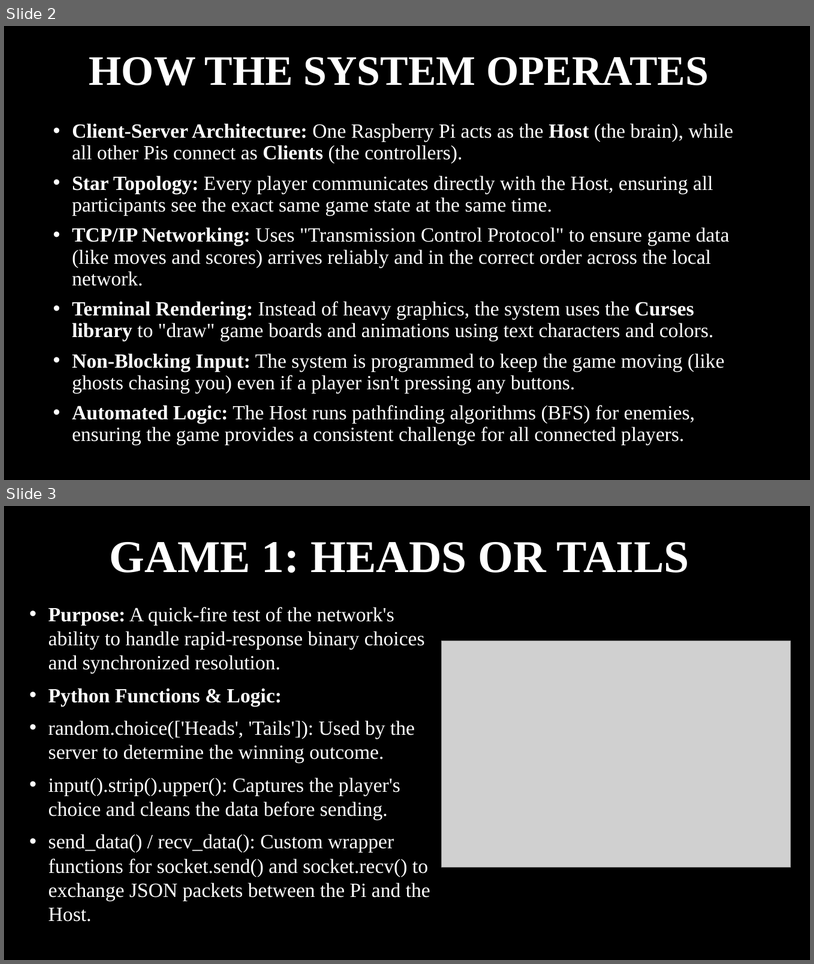
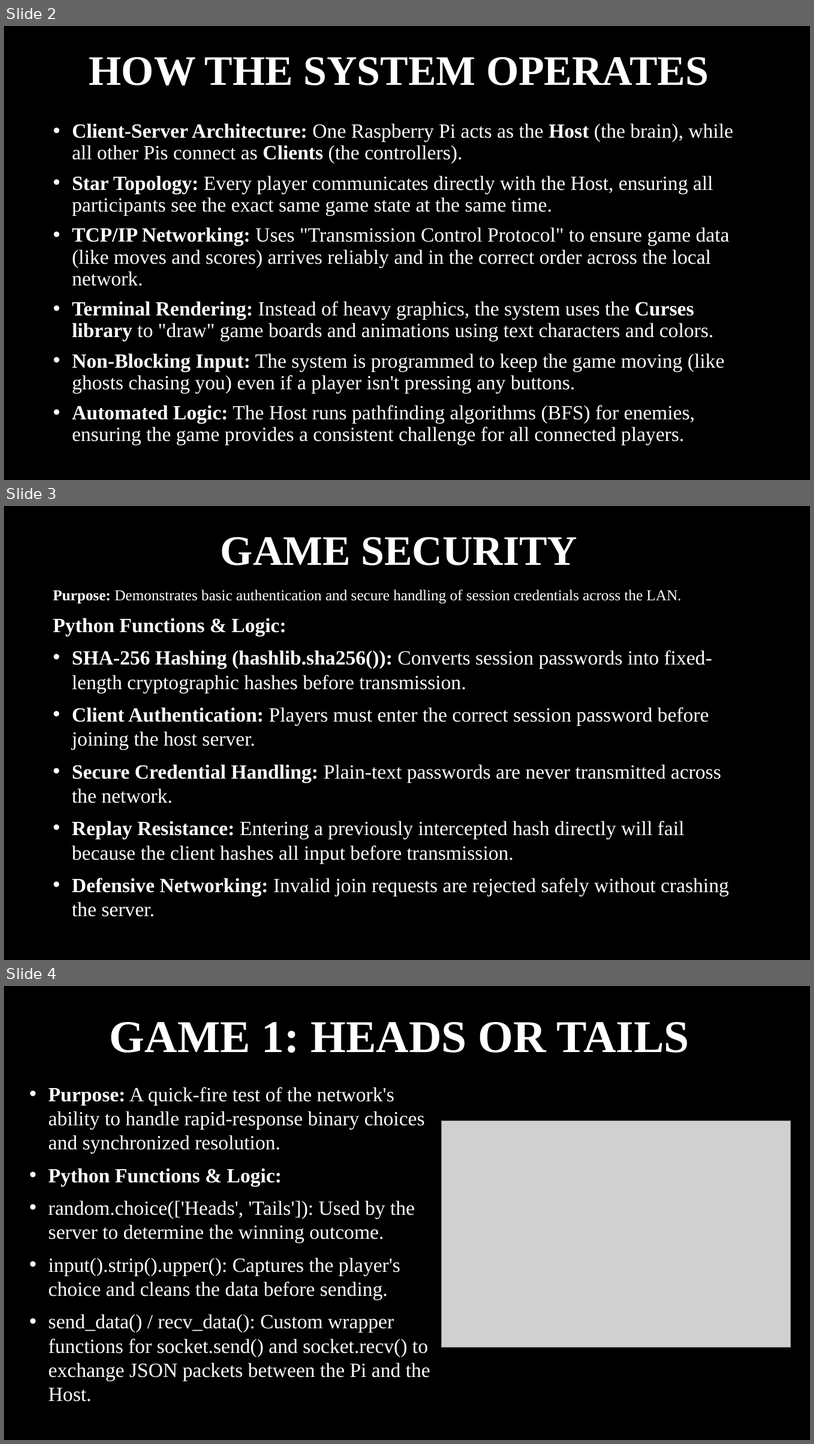
Before and after one commit to tadkins01/PI_Project, a slide deck: Everyone/THE_FinalPiParty.pptx. Shown one above the other, each under a label of ours: slides 2 and 3 before the commit, slides 2, 3 and 4 after it. The pictures are 814x964 and 814x1444 pixels, drawn with LibreOffice and Linux fonts; fonts in the diff are those of the drawing; grey boxes stand for pictures; background and template pictures are left out. Boxes give left, top, right and bottom in pixels: in the first picture for what was removed or moved away, otherwise in the second. Text is boxed around its words. In the diff, an @@ line names an element or a change of style, - is before the commit and + after.

Commit message:
added security

```diff
--- a/Everyone/THE_FinalPiParty.pptx
+++ b/Everyone/THE_FinalPiParty.pptx
@@ slide 3 added at bbox=[4, 506, 810, 960], background picture (left out) @@
@@ title added at bbox=[221, 537, 578, 565], 50 pt, text #FFFFFF, bold @@
+GAME SECURITY
@@ text added at bbox=[53, 589, 729, 916], 24 pt, text #FFFFFF @@
+Purpose: Demonstrates basic authentication and secure handling of session credentials across the LAN.
+Python Functions & Logic:
+• SHA-256 Hashing (hashlib.sha256()): Converts session passwords into fixed-length cryptographic hashes before transmission.
+• Client Authentication: Players must enter the correct session password before joining the host server.
+• Secure Credential Handling: Plain-text passwords are never transmitted across the network.
+• Replay Resistance: Entering a previously intercepted hash directly will fail because the client hashes all input before transmission.
+• Defensive Networking: Invalid join requests are rejected safely without crashing the server.
@@ what was slide 3 is now slide 4 @@
```
